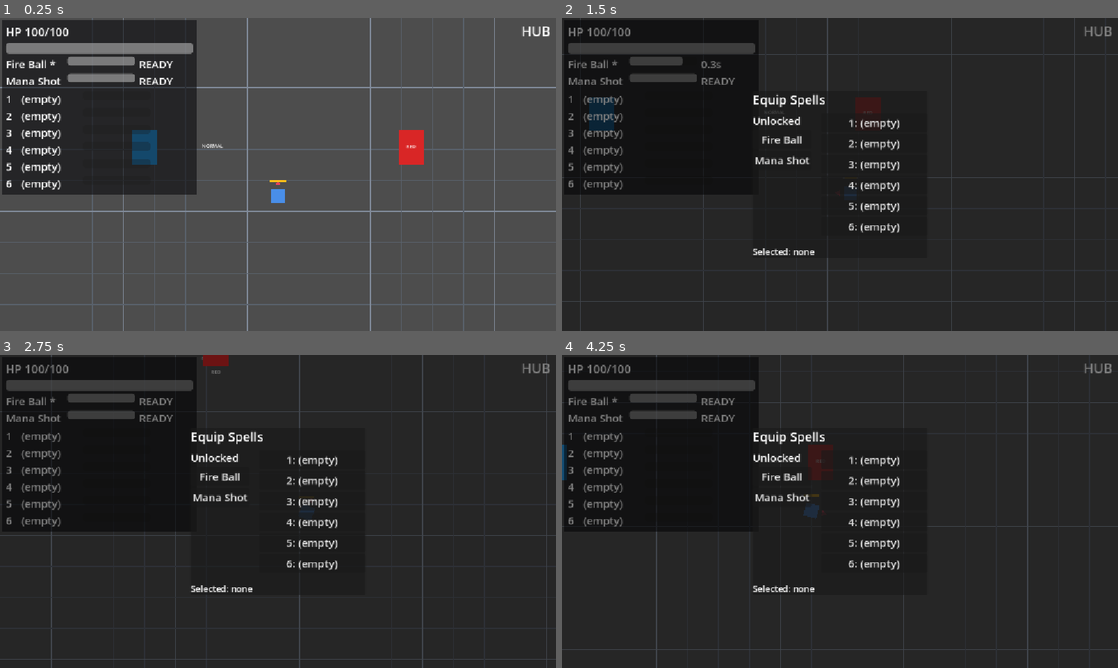
Above: before the commit, frames 1-4 (two rows, left to right).
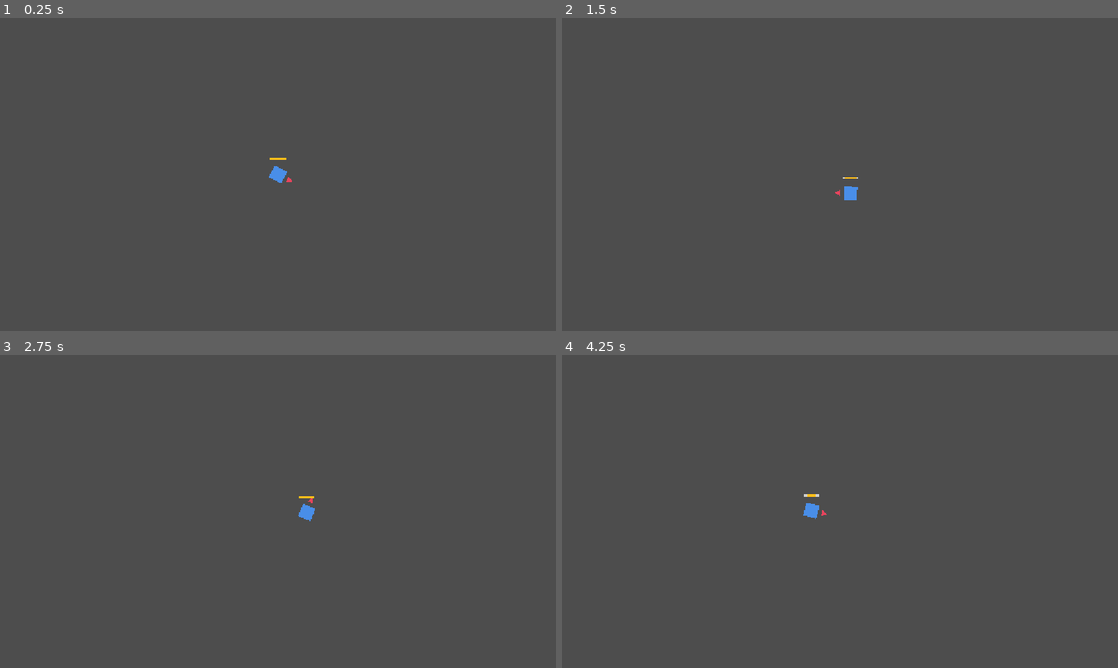
Above: after the commit, the same moments.

Repository: BestestGameStudio/gangU
Game: Godot game, scene res://scenes/main.tscn
Same seed, same stepped clock (60 frames per second), same inputs: the game is played once before the commit and once after it.
Inputs (mouse positions are in pixels of both pictures, inside the frame that each line leads up to):
- Up to frame 1 (0.25 s): no input
- Up to frame 2 (1.5 s): tap Enter at 0.5 s; move the mouse to (962, 158) at 0.52 s; hold D (move_right) 0.53-1.28 s; hold Space (cast) 0.53-1.28 s; move the mouse to (728, 190) at 1.27 s; hold S (move_down) from 1.28 s (still down); tap Tab (equip_panel, bound only before the commit) at 1.35 s
- Up to frame 3 (2.75 s): move the mouse to (333, 442) at 2.02 s; release S (move_down) at 2.03 s; hold D (move_right) from 2.03 s (still down); tap 1 at 2.1 s
- Up to frame 4 (4.25 s): move the mouse to (812, 574) at 2.77 s; release D (move_right) at 2.78 s; hold W (move_up) 2.78-3.53 s; tap Enter at 2.85 s; move the mouse to (1006, 558) at 3.52 s; hold A (move_left) from 3.53 s (still down); hold Space (cast) from 3.53 s (still down)

The runs differ from the first frame. In frame 1, 23% of the frame differs, in the area x 0-100%, y 0-100%; in frame 2, 96%; in frame 3, 96%; in frame 4, 96%.
Error after the commit: Parse Error: Preload file "res://resources/upgrades/fireball_m2_beam_homing.tres" does not exist. (res://scripts/main.gd:73)

Commit message:
#37: preload Homing beam upgrade (fourth Beam mastery option)

Diff:
--- a/scripts/main.gd
+++ b/scripts/main.gd
@@ -70,6 +70,7 @@
 		preload("res://resources/upgrades/fireball_m2_beam_long.tres"),
 		preload("res://resources/upgrades/fireball_m2_beam_heavy.tres"),
 		preload("res://resources/upgrades/fireball_m2_beam_piercing.tres"),
+		preload("res://resources/upgrades/fireball_m2_beam_homing.tres"),
 	]
 	add_child(progress)
 	var panel: EquipPanel = preload("res://scenes/equip_panel.tscn").instantiate()
